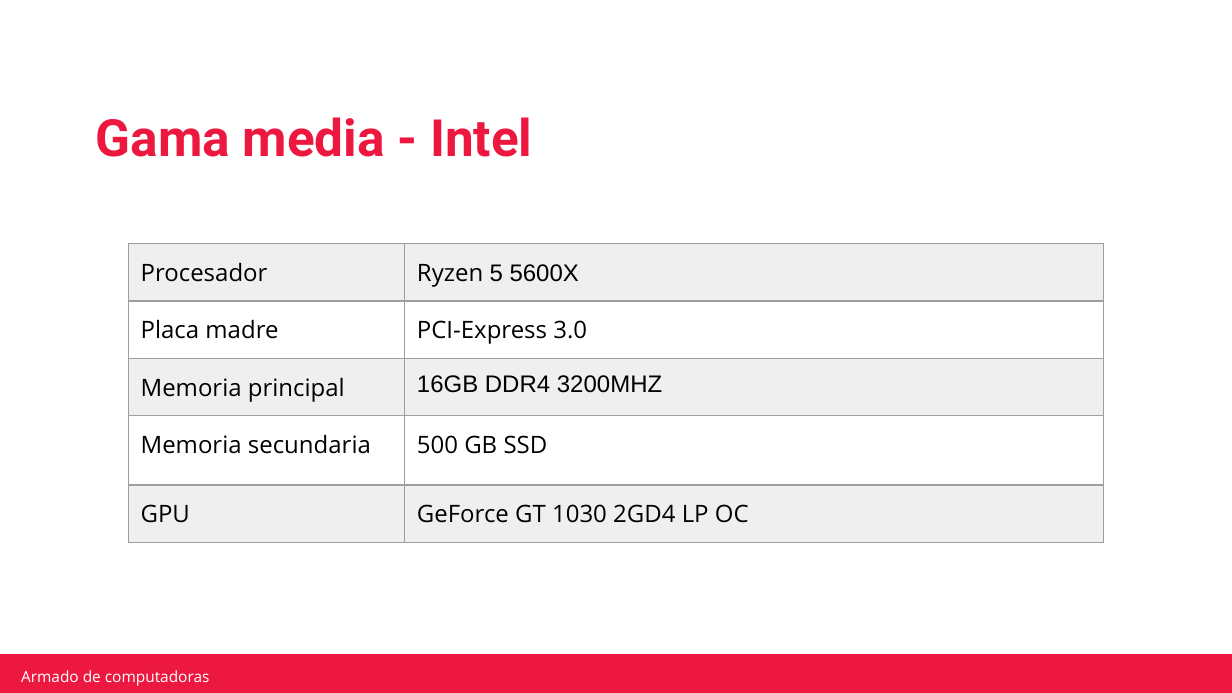
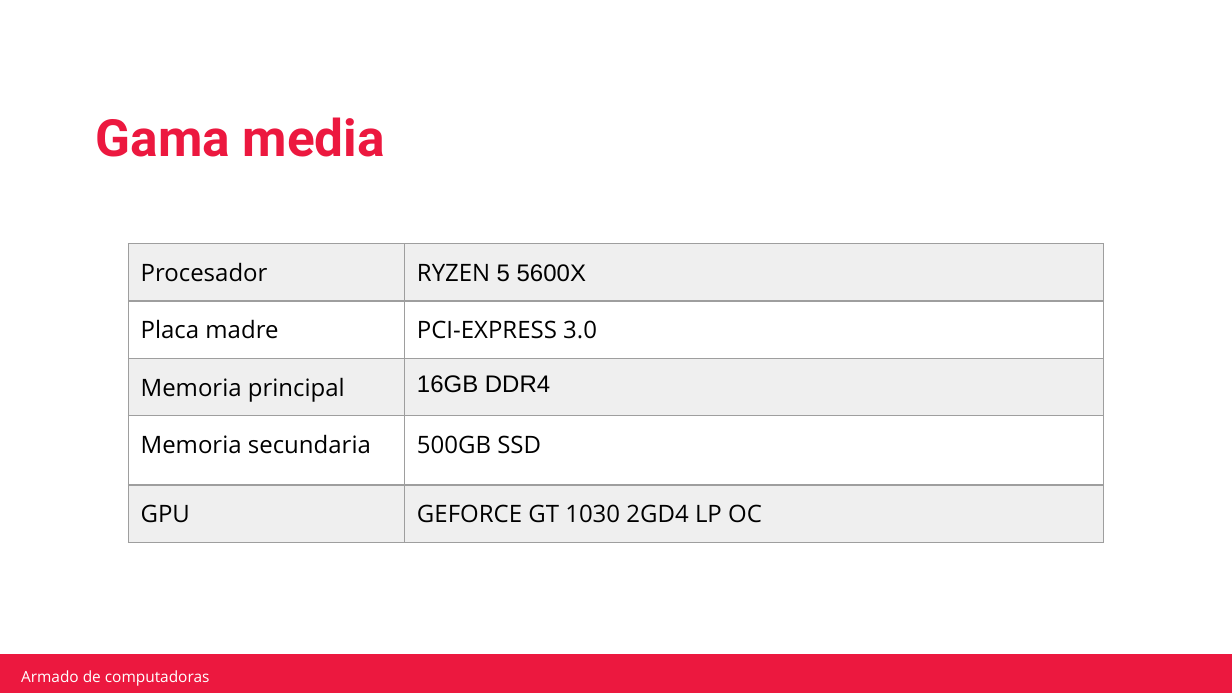
Before and after one commit to robertotorfe/Mochila-Camada-7-0822, a slide deck: slide 4 of Actividades Obligatorias/ACTIVIDAD-OBLIGATORIA1.pptx. Drawn at 1232x693 pixels with LibreOffice and Linux fonts; fonts in the diff are those of the drawing; background and template pictures are left out. Boxes give left, top, right and bottom in pixels: in the first picture for what was removed or moved away, otherwise in the second. Text is boxed around its words. In the diff, an @@ line names an element or a change of style, - is before the commit and + after.

```diff
--- a/Actividades Obligatorias/ACTIVIDAD-OBLIGATORIA1.pptx
+++ b/Actividades Obligatorias/ACTIVIDAD-OBLIGATORIA1.pptx
@@ text at (x1=96, y1=117, x2=385, y2=157): text changed @@
-Gama media - Intel
+Gama media
@@ table at (x1=128, y1=244, x2=1103, y2=527) @@
-row 1, column 2: Ryzen 5 5600X
+row 1, column 2: RYZEN 5 5600X
-row 2, column 2: PCI-Express 3.0
+row 2, column 2: PCI-EXPRESS 3.0
-row 3, column 2: 16GB DDR4 3200MHZ
+row 3, column 2: 16GB DDR4
-row 4, column 2: 500 GB SSD
+row 4, column 2: 500GB SSD
-row 5, column 2: GeForce GT 1030 2GD4 LP OC
+row 5, column 2: GEFORCE GT 1030 2GD4 LP OC
```
Also in this commit, not shown: 8 other slides changed.
